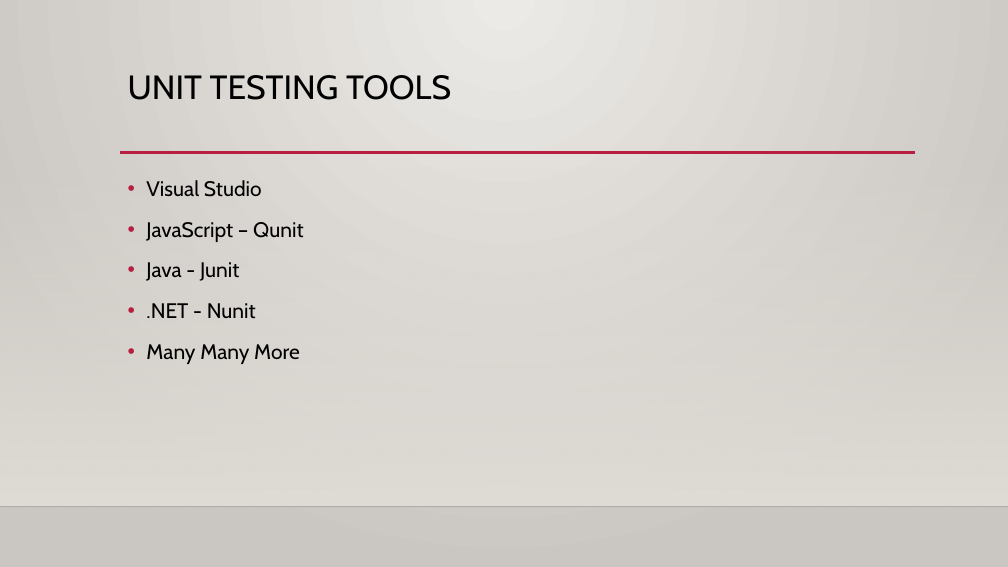
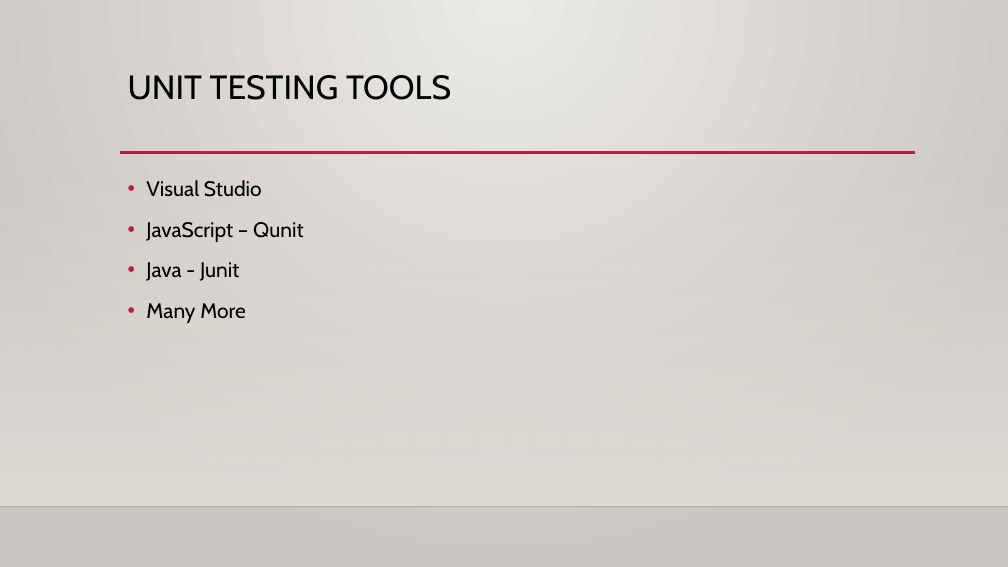
Before and after one commit to Wauna/UnitTestingPresentation, a slide deck: slide 12 of Presentation/UnitTesting.pptx. Drawn at 1008x567 pixels with LibreOffice and Linux fonts; fonts in the diff are those of the drawing; background and template pictures are left out. Boxes give left, top, right and bottom in pixels: in the first picture for what was removed or moved away, otherwise in the second. Text is boxed around its words. In the diff, an @@ line names an element or a change of style, - is before the commit and + after.

```diff
--- a/Presentation/UnitTesting.pptx
+++ b/Presentation/UnitTesting.pptx
@@ text at (146,303,246,323): text changed @@
-• .NET - Nunit
-• Many Many More
+• Many More
```
Also in this commit, not shown: 3 other slides changed, 4 slides added, 1 slide removed, 11 other files.
